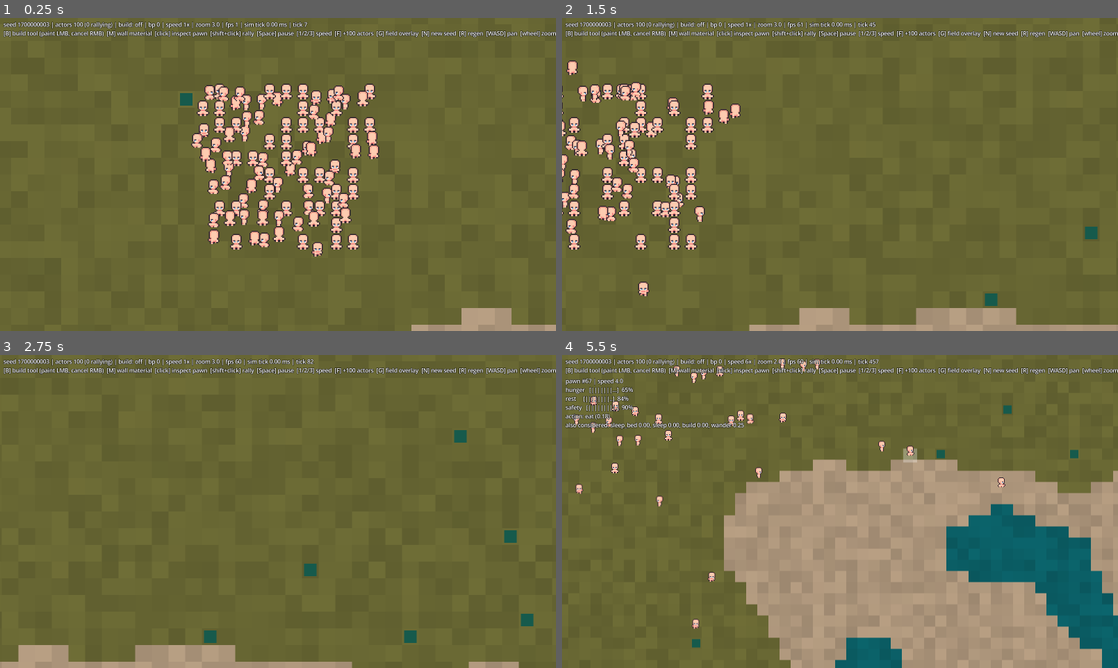
Above: before the commit, frames 1-4 (two rows, left to right).
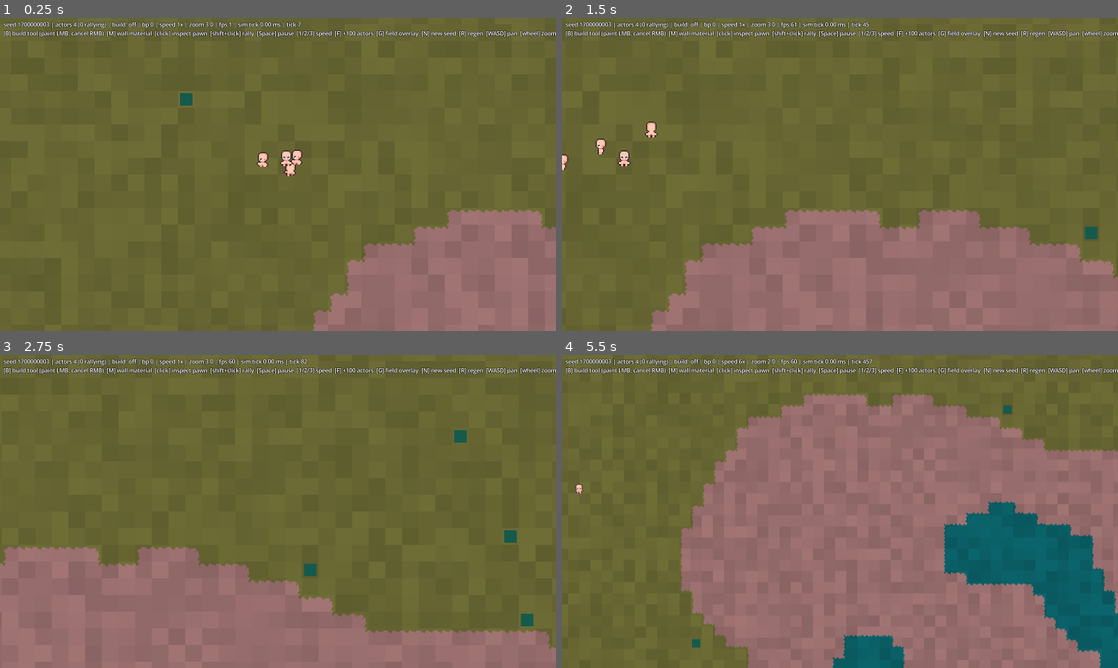
Above: after the commit, the same moments.

Repository: young-steveo/colony-sim
Game: Godot game, scene res://game/main.tscn
Two runs of this game, one before a commit and one after it. Both use one fixed random seed, a clock stepped at 60 frames per second and the inputs below.
Inputs (mouse positions are in pixels of both pictures, inside the frame that each line leads up to):
- Up to frame 1 (0.25 s): no input
- Up to frame 2 (1.5 s): move the mouse to (962, 158) at 0.52 s; hold D (pan_right) 0.53-1.25 s; hold M (build_material) 0.53-1.25 s; click (962, 158) at 0.67 s; drag from (728, 190) to (812, 237) at 1.27 s
- Up to frame 3 (2.75 s): move the mouse to (333, 442) at 2.02 s; hold D (pan_right) from 2.03 s (still down); hold 1 (sim_speed_1) from 2.03 s (still down)
- Up to frame 4 (5.5 s): release D (pan_right) at 2.75 s; release 1 (sim_speed_1) at 2.75 s; drag from (812, 574) to (673, 464) at 2.77 s; move the mouse to (1006, 558) at 3.52 s; hold A (pan_left) 3.53-4.25 s; hold 3 (sim_speed_3) 3.53-4.25 s; drag from (673, 464) to (756, 433) at 4.27 s; move the mouse to (867, 511) at 5.02 s; hold S (pan_down) from 5.03 s (still down); hold Mouse wheel down (zoom_out) from 5.03 s (still down); click (867, 511) at 5.17 s

The runs differ from the first frame. In frame 1, 21% of the frame differs, in the area x 13-100%, y 1-100%; in frame 2, 31%; in frame 3, 26%; in frame 4, 53%, in the area x 0-100%, y 1-100%.

Commit message:
Data-driven terrain: defs, dirt blob art live, substrate/surface split
content/terrain/terrain.json now defines substrates (water/dirt/stone) and
surfaces (grass) — colors, walkability, optional 47-blob sheets. Stephen's
dirt sheet is the first live terrain art: blob overlay rides the shared
autotiler with neighbor-reveal base pixels under transition scallops,
hash-picked bottom-row interior variants, and the same per-tile shade as
flat terrain. Grass moves out of the substrate byte to a surface layer
(grass grows ON dirt); stone replaces rock and is walkable — mountain
mass returns later as natural granite walls. Also rides along in main.gd:
slice defaults to 4 pawns, inspection panel shows activity phase.

Co-Authored-By: Claude Fable 5 <noreply@anthropic.com>

Diff:
--- /dev/null
+++ b/content/terrain/terrain.json
@@ -0,0 +1,10 @@
+{
+	"materials": [
+		{ "id": "water", "color": "#0b5e65", "walkable": false },
+		{ "id": "dirt", "color": "#966c6c", "walkable": true, "sheet": "res://content/terrain/dirt.png" },
+		{ "id": "stone", "color": "#7f708a", "walkable": true }
+	],
+	"surfaces": [
+		{ "id": "grass", "color": "#676633" }
+	]
+}
--- a/game/main.gd
+++ b/game/main.gd
@@ -19,7 +19,9 @@
 var sim_paused := false
 var speed_idx := 0
 var default_zoom_idx := DEFAULT_ZOOM_IDX
-var start_actors := 100
+# Slice default: a readable handful at the map's heart, not a stress crowd
+# (F still piles on +100 for the stress test).
+var start_actors := 4
 var zoom_idx := DEFAULT_ZOOM_IDX
 var _cam_pos := Vector2.ZERO  # continuous pan position; cam snaps to pixels
 var accumulator := 0.0
@@ -128,7 +130,7 @@
 	build_tool_idx = 0
 	terrain = TerrainRenderer.new()
 	add_child(terrain)
-	terrain.build(sim.world)
+	terrain.build(sim.world, sim.terrain_defs)
 	bush_renderer = BushRenderer.new()
 	add_child(bush_renderer)
 	bush_renderer.setup(sim.world, sim.bushes)
@@ -399,8 +401,10 @@
 			if k != a:
 				scores.append("%s %.2f" % [sim.defs.actions[k].id, pool.last_scores[idx * sim.defs.actions.size() + k]])
 		if a >= 0:
-			lines.append("action: %s (%.2f)" % [
+			var phase_text := pool.phase_label(sim.defs, idx)
+			lines.append("action: %s%s (%.2f)" % [
 				sim.defs.actions[a].id,
+				":" + phase_text if not phase_text.is_empty() else "",
 				pool.last_scores[idx * sim.defs.actions.size() + a],
 			])
 		lines.append("also considered: %s" % ", ".join(scores))
--- a/render/terrain_renderer.gd
+++ b/render/terrain_renderer.gd
@@ -1,32 +1,177 @@
 class_name TerrainRenderer
-extends Sprite2D
-## Draws the tile grid as one image scaled up with nearest filtering — one
-## pixel per tile, no per-tile nodes. Placeholder colors until real art;
-## per-tile shade variation (hashed, deterministic) keeps it from reading as
-## flat color fields.
+extends Node2D
+## Data-driven terrain rendering (defs from content/terrain/terrain.json).
+##
+## Two passes. Base: one image, one pixel per tile, scaled up — each cell
+## painted its material's flat color with hashed shade variation. Overlay:
+## every material with a blob sheet autotiles through the shared 47-blob
+## template (same Autotile + shader the walls use), one MultiMesh per
+## material.
+##
+## The trick that makes transition art work over any neighbor: under a
+## sheeted cell that borders another material, the base pixel paints the
+## NEIGHBOR's color, so the overlay's scalloped edges reveal the material
+## being transitioned onto — never the sheeted material's own flat color.
+## Interior (mask 255) cells hash-pick among the sheet's bottom-row variant
+## cells, which is what keeps big fields from reading as a stamp grid.
+## Terrain is immutable in v1, so build() runs once per map.
+##
+## Tile stack: a cell's VISIBLE identity is its surface when it has one
+## (grass fully covers its dirt while surfaces are flat placeholders),
+## else its substrate. Autotiling and neighbor-reveal both run on visible
+## identity, so bare dirt scallops against grass fields. When the first
+## surface SHEET lands (grass art), surfaces become a second overlay pass
+## and substrate connectivity switches to substrate-only — the grass
+## fringe will reveal dirt art through its own transitions instead.
 
 const TILE_PX := 16
+const BLOB_SHADER := preload("res://render/autotile_blob.gdshader")
+# Visible-id space: substrates use their byte; surfaced cells map above
+# this base so the two can never collide.
+const SURFACE_ID_BASE := 256
 
-# Palette indices by tile id (SimWorld.TILE_*): murky teal water, tan sand,
-# olive grass, grey-purple rock.
-static var COLORS := PackedColorArray([
-	Palette.COLORS[39],
-	Palette.COLORS[4],
-	Palette.COLORS[25],
-	Palette.COLORS[2],
-])
+# Neighbor scan order for the reveal color: cardinals first — an edge cell
+# shows the material it directly abuts, diagonals only decide corners.
+const NEIGHBOR_ORDER: Array[Vector2i] = [
+	Vector2i(0, -1), Vector2i(1, 0), Vector2i(0, 1), Vector2i(-1, 0),
+	Vector2i(1, -1), Vector2i(1, 1), Vector2i(-1, 1), Vector2i(-1, -1),
+]
 
 
-func build(world: SimWorld) -> void:
-	centered = false
-	scale = Vector2(TILE_PX, TILE_PX)
-	texture_filter = CanvasItem.TEXTURE_FILTER_NEAREST
+func build(world: SimWorld, defs: TerrainDefs) -> void:
+	for child: Node in get_children():
+		child.queue_free()
+	_build_base(world, defs)
+	for mat: int in defs.count():
+		if defs.sheets[mat] != "":
+			_build_overlay(world, defs, mat)
+
+
+func _build_base(world: SimWorld, defs: TerrainDefs) -> void:
+	var base := Sprite2D.new()
+	base.centered = false
+	base.scale = Vector2(TILE_PX, TILE_PX)
+	base.texture_filter = CanvasItem.TEXTURE_FILTER_NEAREST
 	var shade_key := SimRng.key([world.world_seed, "tile_shade"])
 	var img := Image.create(world.width, world.height, false, Image.FORMAT_RGB8)
 	for y: int in world.height:
 		for x: int in world.width:
-			var c := COLORS[world.tile_at(x, y)]
+			var vid := _visible_id(world, x, y)
+			var sheeted := vid < SURFACE_ID_BASE and defs.sheets[vid] != ""
+			if sheeted:
+				vid = _reveal_id(world, x, y, vid)
+			var c := _visible_color(defs, vid)
 			var k := SimRng.combine(SimRng.combine(shade_key, x), y)
 			var shade := 0.92 + 0.16 * SimRng.randf(k)
 			img.set_pixel(x, y, Color(c.r * shade, c.g * shade, c.b * shade))
-	texture = ImageTexture.create_from_image(img)
+	base.texture = ImageTexture.create_from_image(img)
+	add_child(base)
+
+
+static func _visible_id(world: SimWorld, x: int, y: int) -> int:
+	var cell := clampi(y, 0, world.height - 1) * world.width + clampi(x, 0, world.width - 1)
+	var s := world.surfaces[cell]
+	return SURFACE_ID_BASE + s if s != SimWorld.SURF_NONE else world.tiles[cell]
+
+
+static func _visible_color(defs: TerrainDefs, vid: int) -> Color:
+	if vid >= SURFACE_ID_BASE:
+		return defs.surface_colors[vid - SURFACE_ID_BASE]
+	return defs.colors[vid]
+
+
+## What shows through a sheeted cell's transition notches: the first
+## visibly different neighbor in scan order, or the cell's own identity
+## when fully interior (covered by the overlay anyway).
+func _reveal_id(world: SimWorld, x: int, y: int, vid: int) -> int:
+	for offset: Vector2i in NEIGHBOR_ORDER:
+		var n := _visible_id(world, x + offset.x, y + offset.y)
+		if n != vid:
+			return n
+	return vid
+
+
+func _build_overlay(world: SimWorld, defs: TerrainDefs, mat: int) -> void:
+	var tex: Texture2D = load(defs.sheets[mat])
+	var variants := _interior_variants(tex)
+	var variant_key := SimRng.key([world.world_seed, "terrain_variant", defs.ids[mat]])
+
+	var cells := PackedInt32Array()
+	for cell: int in world.width * world.height:
+		if world.tiles[cell] == mat and world.surfaces[cell] == SimWorld.SURF_NONE:
+			var _e: bool = cells.push_back(cell)
+
+	var layer := MultiMeshInstance2D.new()
+	layer.texture_filter = CanvasItem.TEXTURE_FILTER_NEAREST
+	layer.texture = tex
+	var shader_mat := ShaderMaterial.new()
+	shader_mat.shader = BLOB_SHADER
+	layer.material = shader_mat
+	var mm := MultiMesh.new()
+	mm.transform_format = MultiMesh.TRANSFORM_2D
+	mm.use_custom_data = true
+	mm.use_colors = true
+	var quad := QuadMesh.new()
+	quad.size = Vector2(TILE_PX, TILE_PX)
+	mm.mesh = quad
+	mm.instance_count = cells.size()
+	layer.multimesh = mm
+	add_child(layer)
+	# Same hashed per-tile shade the base pass uses — without it, sheeted
+	# terrain renders uniformly bright and reads flatter than the flat
+	# colors around it.
+	var shade_key := SimRng.key([world.world_seed, "tile_shade"])
+
+	var w := world.width
+	var px := float(TILE_PX)
+	var interior_cell := Autotile.cell_for(255)
+	for i: int in cells.size():
+		var cell := cells[i]
+		var x := cell % w
+		@warning_ignore("integer_division")
+		var y := cell / w
+		var mask := Autotile.mask_from(
+			_same(world, x, y - 1, mat), _same(world, x + 1, y, mat),
+			_same(world, x, y + 1, mat), _same(world, x - 1, y, mat),
+			_same(world, x + 1, y - 1, mat), _same(world, x + 1, y + 1, mat),
+			_same(world, x - 1, y + 1, mat), _same(world, x - 1, y - 1, mat))
+		var sheet_cell := Autotile.cell_for(mask)
+		if sheet_cell == interior_cell and variants.size() > 1:
+			var roll := SimRng.randf(SimRng.combine(variant_key, cell))
+			sheet_cell = variants[int(roll * variants.size()) % variants.size()]
+		var uv := Autotile.cell_uv(sheet_cell)
+		mm.set_instance_transform_2d(i, Transform2D(0.0, Vector2(x + 0.5, y + 0.5) * px))
+		mm.set_instance_custom_data(i, Color(uv.x, uv.y, 0.0, 0.0))
+		var k := SimRng.combine(SimRng.combine(shade_key, x), y)
+		var shade := 0.92 + 0.16 * SimRng.randf(k)
+		mm.set_instance_color(i, Color(shade, shade, shade))
+
+
+## Same-visible-identity check with clamp-to-edge semantics: the map
+## border acts as a continuation, so edge-of-map terrain never draws a
+## transition against the void.
+static func _same(world: SimWorld, x: int, y: int, mat: int) -> bool:
+	return _visible_id(world, x, y) == mat
+
+
+## Interior pool: the canonical fully-surrounded cell plus every non-empty
+## bottom-row variant the artist has drawn (contract: bottom row of the
+## 12×5 sheet holds fully-surrounded alternates).
+static func _interior_variants(tex: Texture2D) -> PackedInt32Array:
+	var variants := PackedInt32Array([Autotile.cell_for(255)])
+	var img := tex.get_image()
+	if img.is_compressed():
+		img.decompress()
+	var row := Autotile.ROWS - 1
+	for col: int in Autotile.COLS:
+		var used := false
+		for y: int in 16:
+			for x: int in 16:
+				if img.get_pixel(col * 16 + x, row * 16 + y).a > 0.0:
+					used = true
+					break
+			if used:
+				break
+		if used:
+			var _e: bool = variants.push_back(row * Autotile.COLS + col)
+	return variants
--- a/sim/core/bushes.gd
+++ b/sim/core/bushes.gd
@@ -1,9 +1,9 @@
 class_name Bushes
 extends RefCounted
 ## Berry scrub: the first food resource. Scattered deterministically on
-## grass at worldgen; each bush holds a finite berry count. `version` bumps
-## whenever a bush empties so the food flow field (and renderer) know to
-## refresh.
+## grass (a surface, not a substrate — bushes grow where grass grows) at
+## worldgen; each bush holds a finite berry count. `version` bumps whenever
+## a bush empties so the food flow field (and renderer) know to refresh.
 
 const SPAWN_CHANCE := 0.006
 const BERRIES_PER_BUSH := 24
@@ -20,7 +20,7 @@
 	var scatter_key := SimRng.key([world.world_seed, "bushes"])
 	for y: int in world.height:
 		for x: int in world.width:
-			if world.tile_at(x, y) != SimWorld.TILE_GRASS or not world.is_walkable(x, y):
+			if world.surface_at(x, y) != SimWorld.SURF_GRASS or not world.is_walkable(x, y):
 				continue
 			var cell := y * world.width + x
 			if SimRng.randf(SimRng.combine(scatter_key, cell)) < SPAWN_CHANCE:
--- a/sim/core/map_gen.gd
+++ b/sim/core/map_gen.gd
@@ -12,12 +12,18 @@
 const OCTAVES := 4
 const BASE_FREQUENCY := 1.0 / 48.0
 
+# Elevation bands (tile stack: substrate + surface). Below the grass line,
+# lowland dirt stays bare (shores); above it, grass grows ON the dirt as a
+# surface. High ground is walkable stone — impassable mountain mass comes
+# later as natural granite walls on top of it (GDD: Soft ground & mud /
+# tile stack).
 const THRESHOLD_WATER := 0.34
-const THRESHOLD_SAND := 0.40
-const THRESHOLD_GRASS := 0.72
+const THRESHOLD_GRASS := 0.46
+const THRESHOLD_STONE := 0.72
 
 
-static func generate(world_seed: int, width: int, height: int) -> PackedByteArray:
+## Returns { "substrate": PackedByteArray, "surface": PackedByteArray }.
+static func generate(world_seed: int, width: int, height: int) -> Dictionary:
 	var cell_count := width * height
 	var terrain_key := SimRng.key([world_seed, "terrain"])
 
@@ -61,19 +67,19 @@
 		amplitude *= 0.5
 		frequency *= 2.0
 
-	var tiles := PackedByteArray()
-	var _err3: int = tiles.resize(cell_count)
+	var substrate := PackedByteArray()
+	var surface := PackedByteArray()
+	var _err3: int = substrate.resize(cell_count)
+	var _err4: int = surface.resize(cell_count)
 	var inv_norm := 1.0 / norm
 	for c: int in cell_count:
-		tiles[c] = _tile_for(elevation[c] * inv_norm)
-	return tiles
-
-
-static func _tile_for(elevation: float) -> int:
-	if elevation < THRESHOLD_WATER:
-		return SimWorld.TILE_WATER
-	if elevation < THRESHOLD_SAND:
-		return SimWorld.TILE_SAND
-	if elevation < THRESHOLD_GRASS:
-		return SimWorld.TILE_GRASS
-	return SimWorld.TILE_ROCK
+		var e := elevation[c] * inv_norm
+		if e < THRESHOLD_WATER:
+			substrate[c] = SimWorld.TILE_WATER
+		elif e < THRESHOLD_STONE:
+			substrate[c] = SimWorld.TILE_DIRT
+			if e >= THRESHOLD_GRASS:
+				surface[c] = SimWorld.SURF_GRASS
+		else:
+			substrate[c] = SimWorld.TILE_STONE
+	return {"substrate": substrate, "surface": surface}
--- a/sim/core/sim_world.gd
+++ b/sim/core/sim_world.gd
@@ -4,10 +4,15 @@
 ## Positions throughout the sim are in tile-space floats; the renderer owns
 ## the pixels-per-tile conversion.
 
+# Engine-side names for terrain indices; the materials themselves (colors,
+# walkability, art) live in content/terrain/terrain.json, in this exact
+# order (TerrainDefs asserts). Substrates are the ground itself; surfaces
+# grow or are laid ON a substrate (tile stack — GDD Environment).
 const TILE_WATER := 0
-const TILE_SAND := 1
-const TILE_GRASS := 2
-const TILE_ROCK := 3
+const TILE_DIRT := 1
+const TILE_STONE := 2
+const SURF_NONE := 0
+const SURF_GRASS := 1
 
 const STRUCT_NONE := 0
 const STRUCT_WALL := 1
@@ -17,7 +22,10 @@
 var world_seed: int
 var width: int
 var height: int
-var tiles: PackedByteArray
+var terrain_defs: TerrainDefs
+var _tile_walkable: PackedByteArray  # LUT by tile byte, from terrain defs
+var tiles: PackedByteArray  # substrate per cell
+var surfaces: PackedByteArray  # SURF_* per cell; 0 = bare substrate
 # Built structures, one per cell (STRUCT_*). Walls block movement; doors
 # and beds don't. A second grid layer, deliberately separate from terrain.
 var structures: PackedByteArray
@@ -25,17 +33,25 @@
 var structures_version := 0  # bumps on every set_structure
 
 
-func _init(seed_value: int, map_width: int, map_height: int) -> void:
+func _init(seed_value: int, map_width: int, map_height: int, defs: TerrainDefs = null) -> void:
 	world_seed = seed_value
 	width = map_width
 	height = map_height
-	tiles = MapGen.generate(world_seed, width, height)
+	terrain_defs = defs if defs != null else TerrainDefs.load_defs()
+	_tile_walkable = terrain_defs.walkable
+	var gen := MapGen.generate(world_seed, width, height)
+	tiles = gen["substrate"]
+	surfaces = gen["surface"]
 	var _e: int = structures.resize(width * height)
 	var _e2: int = structure_materials.resize(width * height)
 
 
 func tile_at(x: int, y: int) -> int:
 	return tiles[y * width + x]
+
+
+func surface_at(x: int, y: int) -> int:
+	return surfaces[y * width + x]
 
 
 func structure_at_cell(cell: int) -> int:
@@ -74,5 +90,4 @@
 	var cell := y * width + x
 	if structures[cell] == STRUCT_WALL:
 		return false
-	var t := tiles[cell]
-	return t == TILE_SAND or t == TILE_GRASS
+	return _tile_walkable[tiles[cell]] == 1
--- a/sim/core/simulation.gd
+++ b/sim/core/simulation.gd
@@ -26,6 +26,7 @@
 var actors: ActorPool
 var defs: AiDefs
 var structure_defs: StructureDefs
+var terrain_defs: TerrainDefs
 var bushes: Bushes
 var blueprints: Blueprints
 var food_field: FlowField
@@ -59,7 +60,8 @@
 
 
 func _init(world_seed: int, map_width := 256, map_height := 256) -> void:
-	world = SimWorld.new(world_seed, map_width, map_height)
+	terrain_defs = TerrainDefs.load_defs()
+	world = SimWorld.new(world_seed, map_width, map_height, terrain_defs)
 	defs = AiDefs.load_file(AI_DEFS_PATH)
 	structure_defs = StructureDefs.load_defs()
 	bushes = Bushes.generate(world)
--- /dev/null
+++ b/sim/core/terrain_defs.gd
@@ -0,0 +1,54 @@
+class_name TerrainDefs
+extends RefCounted
+## Terrain definitions from plain JSON (content/terrain/terrain.json) —
+## modders author on the same rails we do (mirrors StructureDefs). Two
+## lists per the tile stack (GDD Environment): `materials` are substrates
+## (array order IS the sim's tile byte — SimWorld.TILE_*), `surfaces` grow
+## or are laid on a substrate (order is the surface byte, offset by one:
+## byte 0 is always "bare"). `sheet` is optional — entries without one
+## render as flat placeholder color; with one, the shared 47-blob overlay
+## draws on top.
+
+const PATH := "res://content/terrain/terrain.json"
+
+var ids := PackedStringArray()
+var colors := PackedColorArray()
+var walkable := PackedByteArray()
+var sheets := PackedStringArray()  # "" = no art yet
+var surface_ids := PackedStringArray()  # index 0 = SURF_NONE ("bare")
+var surface_colors := PackedColorArray()
+var surface_sheets := PackedStringArray()
+
+
+static func load_defs(path: String = PATH) -> TerrainDefs:
+	var defs := TerrainDefs.new()
+	var text := FileAccess.get_file_as_string(path)
+	assert(text != "", "terrain defs missing: " + path)
+	var data: Dictionary = JSON.parse_string(text)
+	var mats: Array = data.get("materials", [])
+	assert(mats.size() > 0, "terrain.json defines no materials")
+	for m: Dictionary in mats:
+		var _e1: bool = defs.ids.push_back(m["id"])
+		var _e2: bool = defs.colors.push_back(Color(str(m["color"])))
+		var _e3: bool = defs.walkable.push_back(1 if bool(m.get("walkable", false)) else 0)
+		var _e4: bool = defs.sheets.push_back(str(m.get("sheet", "")))
+	assert(
+		defs.ids.size() > SimWorld.TILE_STONE,
+		"terrain.json must define all engine substrates (water, dirt, stone)"
+	)
+	var _s1: bool = defs.surface_ids.push_back("bare")
+	var _s2: bool = defs.surface_colors.push_back(Color.MAGENTA)  # never drawn
+	var _s3: bool = defs.surface_sheets.push_back("")
+	for s: Dictionary in data.get("surfaces", []) as Array:
+		var _e5: bool = defs.surface_ids.push_back(s["id"])
+		var _e6: bool = defs.surface_colors.push_back(Color(str(s["color"])))
+		var _e7: bool = defs.surface_sheets.push_back(str(s.get("sheet", "")))
+	assert(
+		defs.surface_ids.size() > SimWorld.SURF_GRASS,
+		"terrain.json must define the grass surface"
+	)
+	return defs
+
+
+func count() -> int:
+	return ids.size()
--- a/tests/run_tests.gd
+++ b/tests/run_tests.gd
@@ -87,15 +87,24 @@
 	_check(a == b, "same seed -> identical map")
 	_check(a != c, "different seed -> different map")
 
+	var substrate: PackedByteArray = a["substrate"]
+	var surface: PackedByteArray = a["surface"]
 	var valid := true
 	var walkable := 0
-	for t: int in a:
-		if t < SimWorld.TILE_WATER or t > SimWorld.TILE_ROCK:
+	var grassy := 0
+	for i: int in substrate.size():
+		var t := substrate[i]
+		if t > SimWorld.TILE_STONE:
 			valid = false
-		if t == SimWorld.TILE_SAND or t == SimWorld.TILE_GRASS:
+		if surface[i] == SimWorld.SURF_GRASS and t != SimWorld.TILE_DIRT:
+			valid = false  # grass only grows on dirt
+		if t == SimWorld.TILE_DIRT or t == SimWorld.TILE_STONE:
 			walkable += 1
-	_check(valid, "all tiles are valid types")
+		if surface[i] == SimWorld.SURF_GRASS:
+			grassy += 1
+	_check(valid, "all substrates valid; grass only on dirt")
 	_check(walkable > 64 * 64 / 4, "map is at least 25%% walkable (got %d/4096)" % walkable)
+	_check(grassy > 0, "grass surface exists")
 
 
 func _test_flow_field() -> void:
Binary file added: content/terrain/dirt.png
Not shown, added: content/terrain/dirt.png.import
Binary file added: content/terrain/tileset-reference-template.png
Not shown, added: content/terrain/tileset-reference-template.png.import
Not shown, added: sim/core/terrain_defs.gd.uid
Not shown, changed: content/terrain/dirt.pyxel
